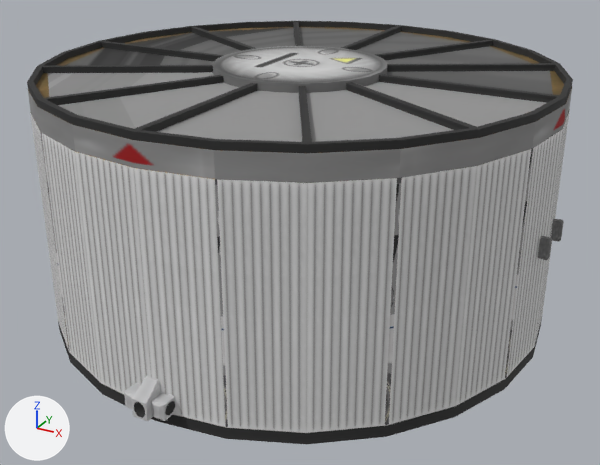
What one commit did to the FBX model Unity/Assets/Models/MK85ISC2.FBX.
The view is the same before and after, from a camera (50 mm lens) standing at (1.43, -2.6, 1.12) and looking at (0.03, -0.06, -0.15). Every picture has the same lights, and +X, +Y and +Z are marked at lower left. Objects named as collision shapes, trigger or cutter boxes, shadow casters or lower levels of detail are left out. Where no turn or scale is listed for an object, it has been applied to the vertices.

The scene before the commit, as lines of its bpy script (objects in view):
```python
ob_box074 = bpy.data.objects.new('Box074', me_mesh_026)
ob_box074.parent = ob_floorscaffolding002
ob_box074.location = (0.0, 0.0, -0.097)
ob_box074.rotation_euler = (0.0, 0.0, 2.094)  # degrees (0, 0, 120)
ob_box074.scale = (36.6, 0.455, 0.455)
ob_box121 = bpy.data.objects.new('Box121', me_mesh_107)
ob_box121.location = (0.0, -0.961, -0.376)
ob_box122 = bpy.data.objects.new('Box122', me_mesh_108)
ob_box122.location = (0.052, -0.953, -0.376)
ob_box123 = bpy.data.objects.new('Box123', me_mesh_109)
ob_box123.location = (-0.052, -0.953, -0.376)
ob_btmcollider001 = bpy.data.objects.new('BtmCollider001', me_mesh_012)
ob_btmcollider001.location = (0.0, 0.0, 0.41)
ob_handle005 = bpy.data.objects.new('Handle005', me_mesh_086)
ob_handle005.location = (0.0, 0.0, 0.0)
ob_handle006 = bpy.data.objects.new('Handle006', me_mesh_068)
ob_handle006.location = (0.0, 0.0, 0.0)
ob_outerdoor002 = bpy.data.objects.new('OuterDoor002', me_mesh_053)
ob_outerdoor002.location = (0.938, 0.001, -0.022)
ob_tube002 = bpy.data.objects.new('Tube002', me_mesh)
ob_tube002.location = (0.0, 0.0, -0.022)
# also in view: 'DoorCollider005' at (0.63, -0.63, -0.02); 'Box072' at (0.0, 0.0, 0.47); 'CrewCap' at (0.0, 0.0, 0.41); 'OuterDoor001' at (0.58, 0.45, -0.02); 'DoorCollider004' at (0.35, -0.84, -0.02)
```
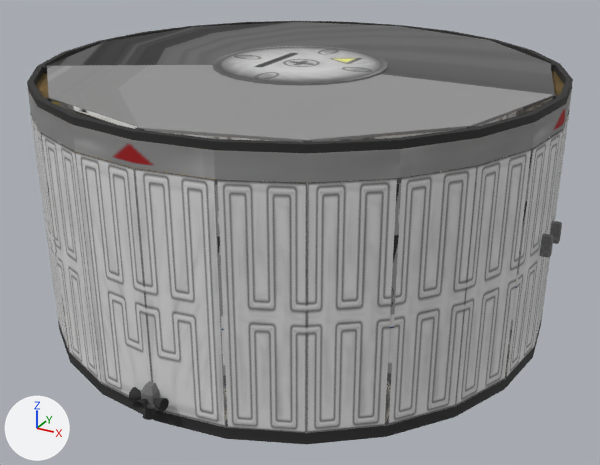
Location of each change, (x1, y1, x2, y2) in pixels of the pictures (600 x 465 px):
'BtmCollider001', mesh rescaled: before (48, 27, 553, 142); after (47, 22, 555, 142)
'Box121', deleted: before (131, 376, 161, 421)
'Box122', deleted: before (151, 393, 176, 421)
'Cylinder012', added: after (141, 381, 160, 409)
'Handle006', moved: before (538, 236, 552, 260); after (539, 233, 554, 258)
'Handle005', moved: before (551, 219, 564, 242); after (550, 221, 562, 244)
'Box123', deleted: before (124, 383, 140, 409)
'Cylinder013', added: after (153, 398, 169, 412)
'Cylinder015', added: after (133, 399, 148, 413)
'Cylinder008', added: after (129, 387, 141, 401)
'Cylinder014', added: after (143, 407, 157, 420)
part 1 of me_mesh_053, surface changed: (217, 129, 563, 433) in both
part 2 of me_mesh, surface changed: (75, 152, 226, 428) in both
'Box071', unchanged, covered by the edit: (42, 63, 555, 73) in both
'Box072', unchanged, covered by the edit: before (101, 41, 560, 103); after (101, 41, 560, 100)
'Box070', unchanged, covered by the edit: before (44, 40, 493, 105); after (44, 40, 493, 102)
'Box073', unchanged, covered by the edit: before (191, 27, 476, 130); after (467, 126, 476, 128)

Patch to the scene script:
```diff
--- a/Unity/Assets/Models/MK85ISC2.FBX.py
+++ b/Unity/Assets/Models/MK85ISC2.FBX.py
@@ me_mesh @@
 me_mesh.from_pydata(...)  # 24 vertices, 16 faces; spans x -0.24..0.24, y -0.94..0.94, z -0.4..0.4
+# me_mesh part 2: texture (UV) coordinates of 4 of 16 faces, centred in x -0.12..0.12, y -0.92..0.92, z 0.0, changed; they spanned u 0.01..0.1, v 0.43..0.62 and now span u 0.54..0.63, v 0.06..0.25
 me_mesh.materials.append(mat_supporttextures)
@@ me_mesh_053 @@
 me_mesh_053.from_pydata(...)  # 24 vertices, 17 faces; spans x -0.708..0.0, y -0.906..-0.001, z -0.396..0.396
+# me_mesh_053 part 1: texture (UV) coordinates of 5 of 17 faces, centred in x -0.582..-0.016, y -0.859..-0.122, z 0.0, changed; they spanned u 0.01..0.1, v 0.43..0.62 and now span u 0.54..0.75, v 0.06..0.45
 me_mesh_053.materials.append(mat_supporttextures)
@@ me_mesh_012 @@
 me_mesh_012.from_pydata(...)  # 26 vertices, 48 faces; spans x -0.9..0.9, y -0.9..0.9, z -0.04..0.04
+# me_mesh_012 part 3: the whole mesh is scaled about its middle by (1, 1, 1.67)
 me_mesh_012.materials.append(mat_supporttextures)
@@ ob_handle005 @@
 ob_handle005 = bpy.data.objects.new('Handle005', me_mesh_086)
-ob_handle005.location = (0.0, 0.0, 0.0)
+ob_handle005.location = (0.0, -0.022, 0.0)
@@ ob_handle006 @@
 ob_handle006 = bpy.data.objects.new('Handle006', me_mesh_068)
-ob_handle006.location = (0.0, 0.0, 0.0)
+ob_handle006.location = (0.0, 0.022, 0.0)
@@ ob_box121 @@
-ob_box121 = bpy.data.objects.new('Box121', me_mesh_107)
@@ ob_box123 @@
-ob_box123 = bpy.data.objects.new('Box123', me_mesh_109)
@@ ob_box122 @@
-ob_box122 = bpy.data.objects.new('Box122', me_mesh_108)
@@ ob_cylinder014 @@
+ob_cylinder014 = bpy.data.objects.new('Cylinder014', me_mesh_112_1)  # 49 vertices, 36 faces; spans x -0.021..0.021, y -0.0225..0.0193, z -0.0632..-0.0236; in mat_supporttextures (picture img_molesheet1_png)
+ob_cylinder014.location = (0.0, -0.961, -0.364)
@@ ob_cylinder013 @@
+ob_cylinder013 = bpy.data.objects.new('Cylinder013', me_mesh_111_1)  # 49 vertices, 36 faces; spans x 0.0229..0.0616, y -0.0225..0.0193, z -0.0215..0.0215; in mat_supporttextures (picture img_molesheet1_png)
+ob_cylinder013.location = (0.0, -0.961, -0.364)
@@ ob_cylinder015 @@
+ob_cylinder015 = bpy.data.objects.new('Cylinder015', me_mesh_113_1)  # 49 vertices, 36 faces; spans x -0.021..0.021, y -0.0596..-0.0221, z -0.0253..0.0178; in mat_supporttextures (picture img_molesheet1_png)
+ob_cylinder015.location = (0.0, -0.948, -0.36)
@@ ob_cylinder008 @@
+ob_cylinder008 = bpy.data.objects.new('Cylinder008', me_mesh_109_1)  # 49 vertices, 36 faces; spans x -0.0616..-0.0229, y -0.0225..0.0193, z -0.0215..0.0215; in mat_supporttextures (picture img_molesheet1_png)
+ob_cylinder008.location = (0.0, -0.961, -0.364)
@@ ob_cylinder012 @@
+ob_cylinder012 = bpy.data.objects.new('Cylinder012', me_mesh_110_1)  # 33 vertices, 52 faces; spans x -0.0229..0.0229, y -0.0119..0.0549, z -0.0236..0.0473; in mat_supporttextures (picture img_molesheet1_png)
+ob_cylinder012.location = (0.0, -0.96, -0.364)
```
